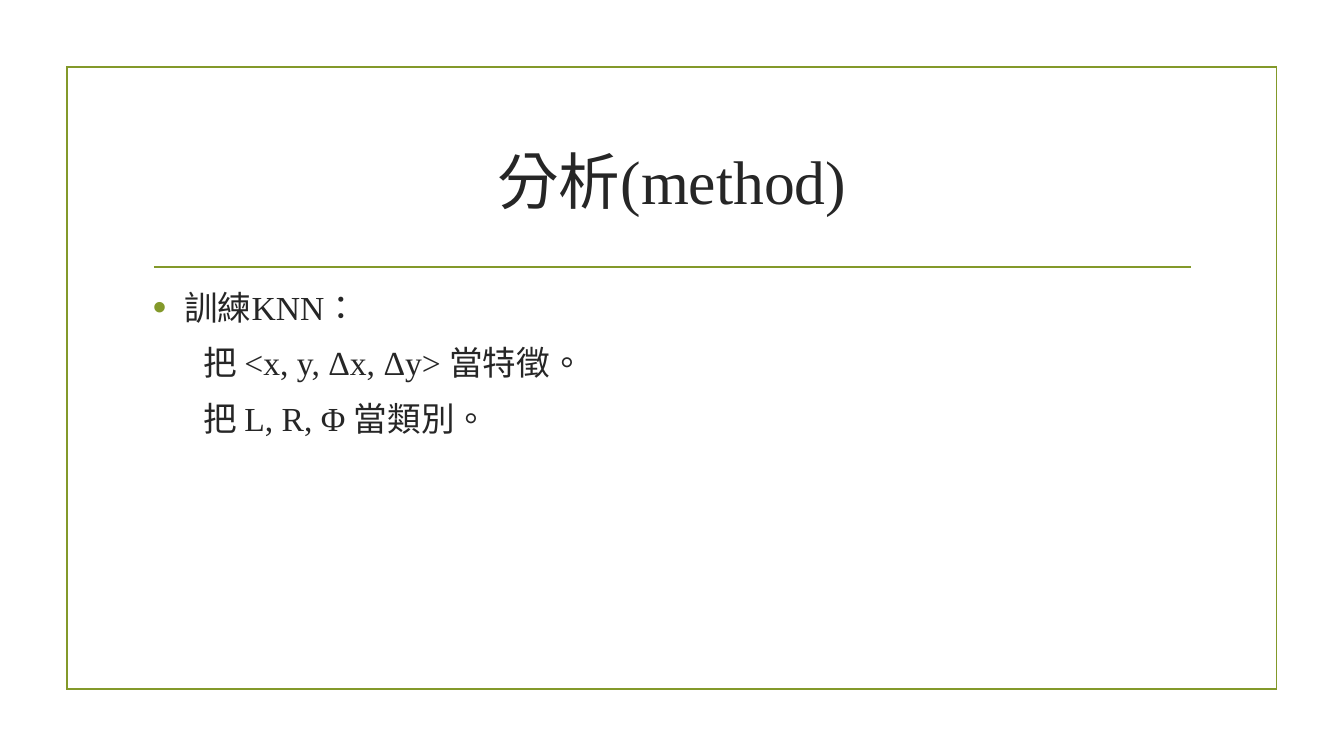
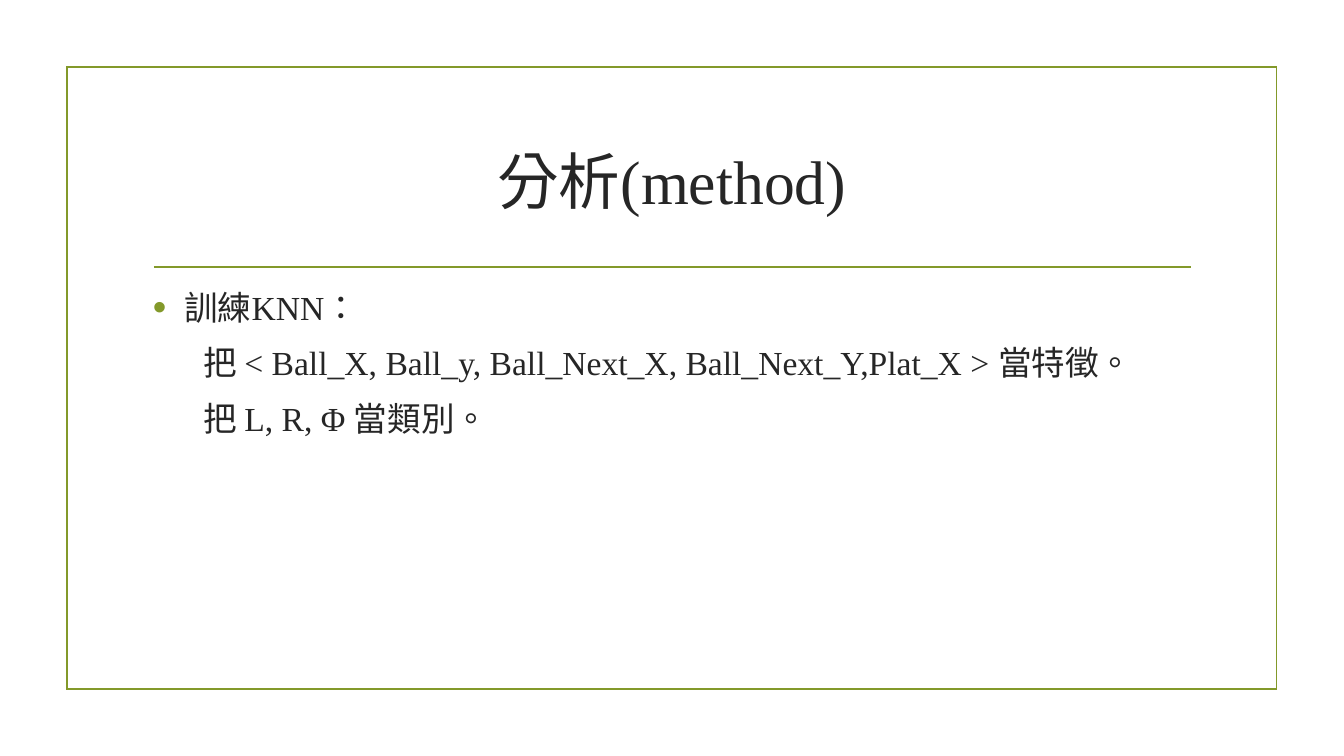
Before and after one commit to ErEcheLon/Mechine-Learning, a slide deck: slide 6 of Hw3/ML_P.pptx. Drawn at 1344x756 pixels with LibreOffice and Linux fonts; fonts in the diff are those of the drawing; background and template pictures are left out. Boxes give left, top, right and bottom in pixels: in the first picture for what was removed or moved away, otherwise in the second. Text is boxed around its words. In the diff, an @@ line names an element or a change of style, - is before the commit and + after.

```diff
--- a/Hw3/ML_P.pptx
+++ b/Hw3/ML_P.pptx
@@ text at bbox=[203, 346, 1132, 382]: text changed @@
-把 <x, y, Δx, Δy> 當特徵。
+把 < Ball_X, Ball_y, Ball_Next_X, Ball_Next_Y,Plat_X > 當特徵。
```
Also in this commit, not shown: 2 other slides changed, 7 slides added, 1 other file.
